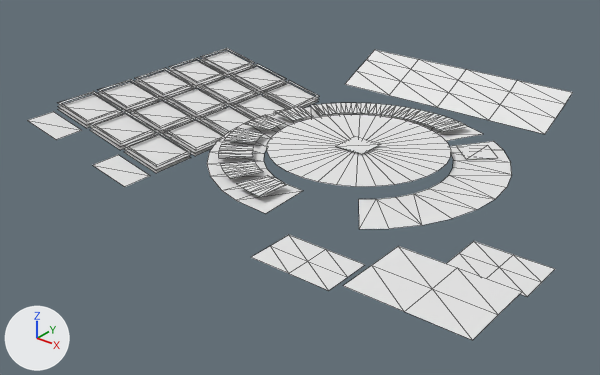
Renders of the OBJ model assets/models/newUI.obj from each side of a commit.
Before and after are seen from a 50 mm lens placed at (0.235, -0.344, 0.183), pointed at (-0.028, -0.015, -0.021). Lighting does not change. The marker at lower left points along +X, +Y and +Z. Mesh edges are drawn as thin lines. Where no turn or scale is listed for an object, it has been applied to the vertices.

Objects in the first picture: 'brightness', 'brush12', 'brush13', 'brush14', 'brushnext', 'clear', 'colorsbg', 'copy', 'currentcolor', 'hue', 'save', 'sizebg'.
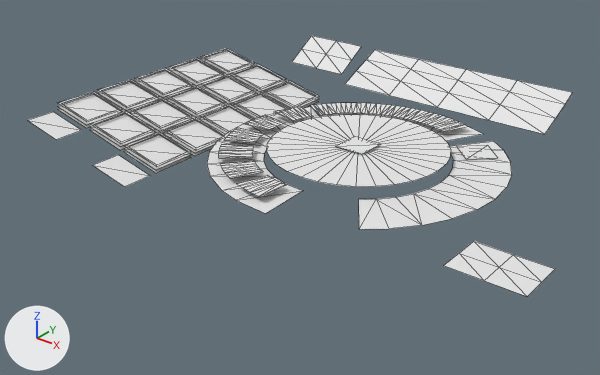
Location of each change, (x1, y1, x2, y2) in pixels of the pictures (600 x 375 px):
'save', deleted: before (344, 246, 522, 340)
'copy', mesh turned: before (251, 235, 365, 290); after (292, 36, 361, 74)

The change in detail:
me_copy has 9 vertices, 8 faces and spans x 0.0167..0.0602, y -0.1064..-0.0796, z -0.0079.
me_copy is used by ob_copy; location (0.0, 0.0, 0.0).
me_copy part 1: the whole mesh is turned 32.3 degrees about the x axis through its middle, then moved by (-0.14, 0.1986, 0.0215).
Object 'save' (ob_save) is deleted.
